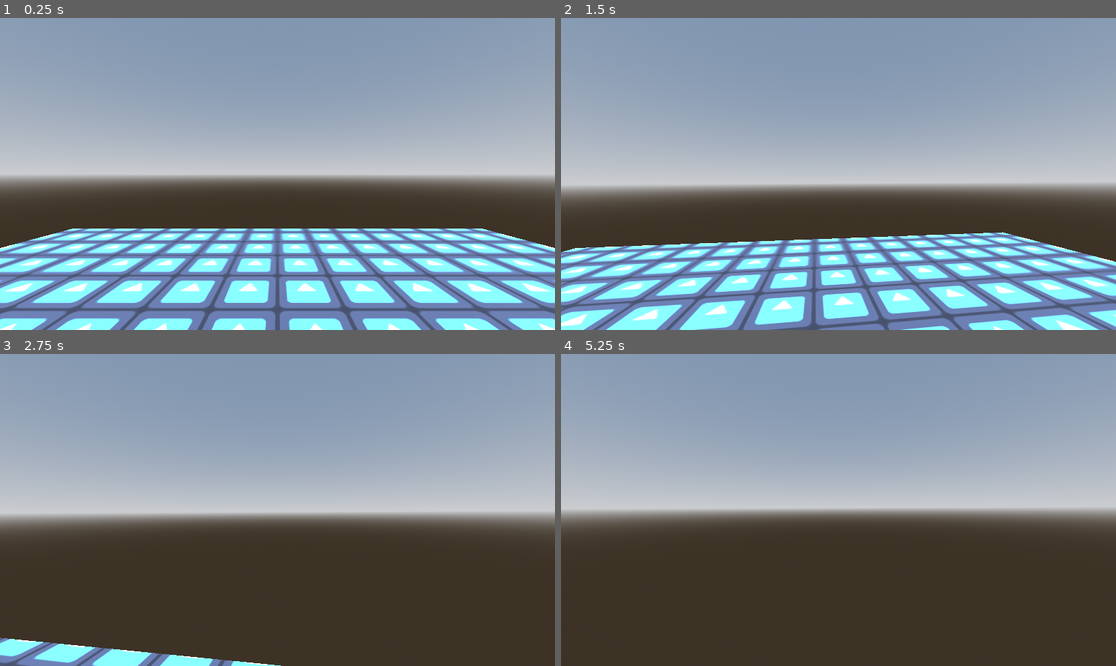
Above: before the commit, frames 1-4 (two rows, left to right).
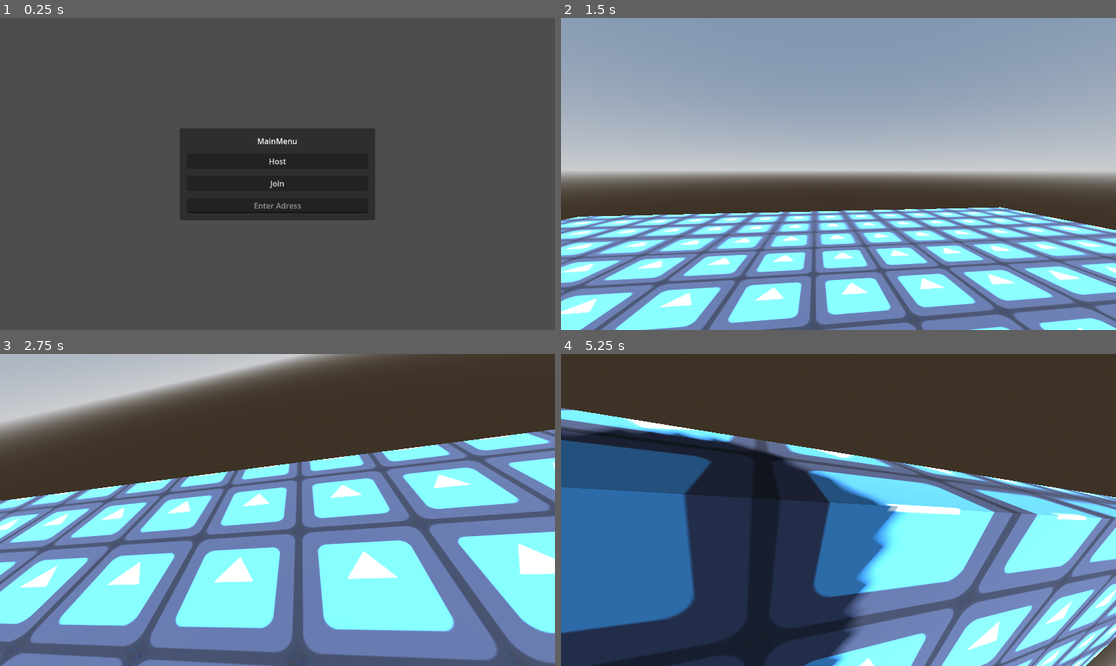
Above: after the commit, the same moments.

Repository: YuraStebel/CosmosGodotProject
Game: Godot game, scene res://scenes/wrld.tscn
Two runs of this game, one before a commit and one after it. Both use one fixed random seed, a clock stepped at 60 frames per second and the inputs below. The engine's default icon, where the game draws it, is replaced by a stand-in: a white triangle on a blue panel in a dark square.
Inputs (mouse positions are in pixels of both pictures, inside the frame that each line leads up to):
- Up to frame 1 (0.25 s): no input
- Up to frame 2 (1.5 s): click (838, 161) at 0.5 s, where only the run after the commit has a clickable "Host"; tap Enter (ui_accept) at 1.25 s; move the mouse to (866, 174) at 1.27 s; hold W (forward) from 1.28 s (still down); tap D (righ) at 1.35 s
- Up to frame 3 (2.75 s): keep holding W (forward); tap Enter (ui_accept) at 1.52, 2.27 s; move the mouse to (249, 510) at 2.02 s; tap D (righ) at 2.1 s
- Up to frame 4 (5.25 s): keep holding W (forward); move the mouse to (849, 503) at 2.77 s; tap D (righ) every 0.75 s from 2.85 to 5.1 s; move the mouse to (832, 516) at 3.52 s; tap Enter (ui_accept) at 3.77, 4.52 s; move the mouse to (877, 513) at 4.27 s; move the mouse to (794, 506) at 5.02 s

The runs differ from the first frame. In frame 1, 96% of the frame differs, in the area x 0-100%, y 0-100%; in frame 2, 35%; in frame 3, 99%; in frame 4, 100%.

Commit message:
added multiplayer

Diff:
--- a/scenes/player.tscn
+++ b/scenes/player.tscn
@@ -6,7 +6,16 @@
 
 [sub_resource type="CapsuleMesh" id="CapsuleMesh_qugw0"]
 
+[sub_resource type="SceneReplicationConfig" id="SceneReplicationConfig_3vyb7"]
+properties/0/path = NodePath(".:position")
+properties/0/spawn = true
+properties/0/replication_mode = 1
+properties/1/path = NodePath(".:rotation")
+properties/1/spawn = true
+properties/1/replication_mode = 1
+
 [node name="RigidBody3D" type="RigidBody3D"]
+collision_layer = 3
 mass = 50.0
 angular_damp = 1.0
 script = ExtResource("1_4flbx")
@@ -21,3 +30,6 @@
 transform = Transform3D(1, 0, 0, 0, 1, 0, 0, 0, 1, 0, 0.5, 0)
 
 [node name="Camera3D" type="Camera3D" parent="Neck"]
+
+[node name="MultiplayerSynchronizer" type="MultiplayerSynchronizer" parent="."]
+replication_config = SubResource("SceneReplicationConfig_3vyb7")
--- /dev/null
+++ b/scenes/wrld.gd
@@ -0,0 +1,38 @@
+extends Node3D
+
+@onready var main_menu = $CanvasLayer/MainMenu
+@onready var adress_entry = $CanvasLayer/MainMenu/MarginContainer/VBoxContainer/AdressEntry
+
+const Player = preload("res://scenes/player.tscn")
+const PORT = 9999
+var enet_peer = ENetMultiplayerPeer.new()
+
+# Called when the node enters the scene tree for the first time.
+func _ready() -> void:
+	pass # Replace with function body.
+
+
+# Called every frame. 'delta' is the elapsed time since the previous frame.
+func _process(delta: float) -> void:
+	pass
+
+
+func _on_host_button_pressed() -> void:
+	main_menu.hide()
+
+	enet_peer.create_server(PORT)
+	multiplayer.multiplayer_peer = enet_peer
+	multiplayer.peer_connected.connect(add_player)
+
+	add_player(multiplayer.get_unique_id())
+
+func _on_join_button_pressed() -> void:
+	main_menu.hide()
+
+	enet_peer.create_client("localhost", PORT)
+	multiplayer.multiplayer_peer = enet_peer
+
+func add_player(peer_id):
+	var player = Player.instantiate()
+	player.name = str(peer_id)
+	add_child(player)
--- a/scenes/wrld.tscn
+++ b/scenes/wrld.tscn
@@ -1,7 +1,7 @@
 [gd_scene load_steps=9 format=3 uid="uid://dec52b6m86arh"]
 
 [ext_resource type="Texture2D" uid="uid://dutj6oqpqsah8" path="res://icon.svg" id="1_hajux"]
-[ext_resource type="PackedScene" uid="uid://cc3xq36jc4yo" path="res://scenes/player.tscn" id="2_svujd"]
+[ext_resource type="Script" uid="uid://diebeww21a2n5" path="res://scenes/wrld.gd" id="1_rypmk"]
 
 [sub_resource type="ProceduralSkyMaterial" id="ProceduralSkyMaterial_g4vrf"]
 sky_horizon_color = Color(0.662243, 0.671743, 0.686743, 1)
@@ -27,6 +27,7 @@
 size = Vector3(15, 1, 15)
 
 [node name="Node3D" type="Node3D"]
+script = ExtResource("1_rypmk")
 
 [node name="WorldEnvironment" type="WorldEnvironment" parent="."]
 environment = SubResource("Environment_goyyt")
@@ -43,5 +44,52 @@
 [node name="CollisionShape3D" type="CollisionShape3D" parent="StaticBody3D"]
 shape = SubResource("BoxShape3D_y4bj2")
 
-[node name="RigidBody3D" parent="." instance=ExtResource("2_svujd")]
-transform = Transform3D(1, 0, 0, 0, 1, 0, 0, 0, 1, 0, 2, 0)
+[node name="CanvasLayer" type="CanvasLayer" parent="."]
+
+[node name="MainMenu" type="PanelContainer" parent="CanvasLayer"]
+anchors_preset = 15
+anchor_right = 1.0
+anchor_bottom = 1.0
+offset_left = 373.0
+offset_top = 229.0
+offset_right = -373.0
+offset_bottom = -228.0
+grow_horizontal = 2
+grow_vertical = 2
+
+[node name="MarginContainer" type="MarginContainer" parent="CanvasLayer/MainMenu"]
+layout_mode = 2
+theme_override_constants/margin_left = 15
+theme_override_constants/margin_top = 15
+theme_override_constants/margin_right = 15
+theme_override_constants/margin_bottom = 15
+
+[node name="VBoxContainer" type="VBoxContainer" parent="CanvasLayer/MainMenu/MarginContainer"]
+layout_mode = 2
+theme_override_constants/separation = 15
+
+[node name="Label" type="Label" parent="CanvasLayer/MainMenu/MarginContainer/VBoxContainer"]
+layout_mode = 2
+text = "MainMenu"
+horizontal_alignment = 1
+vertical_alignment = 1
+
+[node name="HostButton" type="Button" parent="CanvasLayer/MainMenu/MarginContainer/VBoxContainer"]
+layout_mode = 2
+text = "Host"
+
+[node name="JoinButton" type="Button" parent="CanvasLayer/MainMenu/MarginContainer/VBoxContainer"]
+layout_mode = 2
+text = "Join"
+
+[node name="AdressEntry" type="LineEdit" parent="CanvasLayer/MainMenu/MarginContainer/VBoxContainer"]
+layout_mode = 2
+placeholder_text = "Enter Adress"
+alignment = 1
+
+[node name="MultiplayerSpawner" type="MultiplayerSpawner" parent="."]
+_spawnable_scenes = PackedStringArray("uid://cc3xq36jc4yo")
+spawn_path = NodePath("..")
+
+[connection signal="pressed" from="CanvasLayer/MainMenu/MarginContainer/VBoxContainer/HostButton" to="." method="_on_host_button_pressed"]
+[connection signal="pressed" from="CanvasLayer/MainMenu/MarginContainer/VBoxContainer/JoinButton" to="." method="_on_join_button_pressed"]
--- a/scripts/rigid_body_3d.gd
+++ b/scripts/rigid_body_3d.gd
@@ -1,13 +1,23 @@
 extends RigidBody3D
+
+@onready var camera = $Neck/Camera3D
 
 var move_force: float = 250.0
 var mouse_sens: float = 5.0
 var roll_force: float = 125.0
 
+func _enter_tree() -> void:
+	set_multiplayer_authority(str(name).to_int())
+
 func _ready() -> void:
+	if not is_multiplayer_authority(): return
+
 	Input.mouse_mode = Input.MOUSE_MODE_CAPTURED
+	camera.current = true
 
 func _unhandled_input(event: InputEvent) -> void:
+	if not is_multiplayer_authority(): return
+
 	if event is InputEventMouseMotion:
 		var local_torque = Vector3(
 			-event.relative.y * mouse_sens,
@@ -25,6 +35,8 @@
 
 
 func _physics_process(_delta: float) -> void:
+	if not is_multiplayer_authority(): return
+
 	var horizontal_dir := Input.get_vector("left", "righ", "forward", "backward")
 	var vertical_dir := Input.get_axis("down", "up")
 	var roll_dir := Input.get_axis("lean_left", "lean_right")
Not shown: 1 places in scenes/player.tscn that only renumber resources
Not shown, added: scenes/wrld.gd.uid
